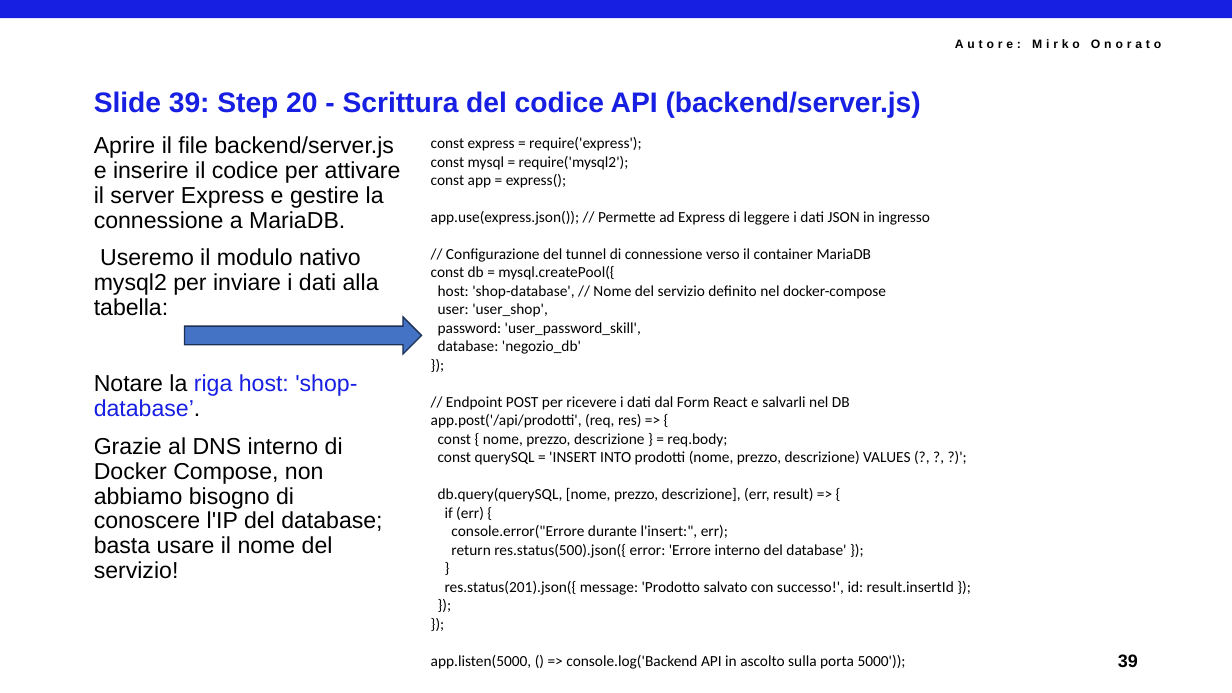
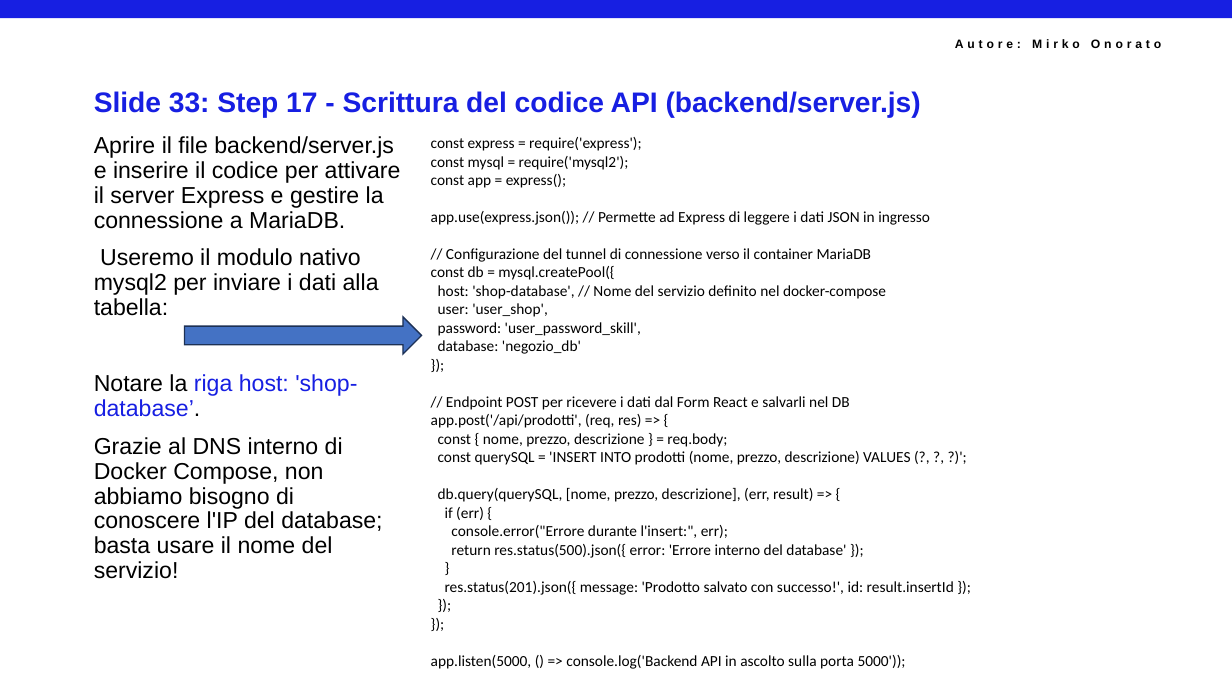
Before and after one commit to mirkoSkF/Docker-Slides, a slide deck: slide 35 of Lab 3.a - Allestimento di Nginx, Certbot e Reti in Locale.pptx (slide 41 before the commit). Drawn at 1232x693 pixels with LibreOffice and Linux fonts; fonts in the diff are those of the drawing; background and template pictures are left out. Boxes give left, top, right and bottom in pixels: in the first picture for what was removed or moved away, otherwise in the second. Text is boxed around its words. In the diff, an @@ line names an element or a change of style, - is before the commit and + after.

```diff
--- a/Lab 3.a - Allestimento di Nginx, Certbot e Reti in Locale.pptx
+++ b/Lab 3.a - Allestimento di Nginx, Certbot e Reti in Locale.pptx
@@ title at (x1=94, y1=91, x2=921, y2=118): text changed @@
-Slide 39: Step 20 - Scrittura del codice API (backend/server.js)
+Slide 33: Step 17 - Scrittura del codice API (backend/server.js)
@@ text removed at (x1=1118, y1=654, x2=1138, y2=667) @@
-39
```
Also in this commit, not shown: 35 other slides changed, 2 slides added, 9 slides removed.
